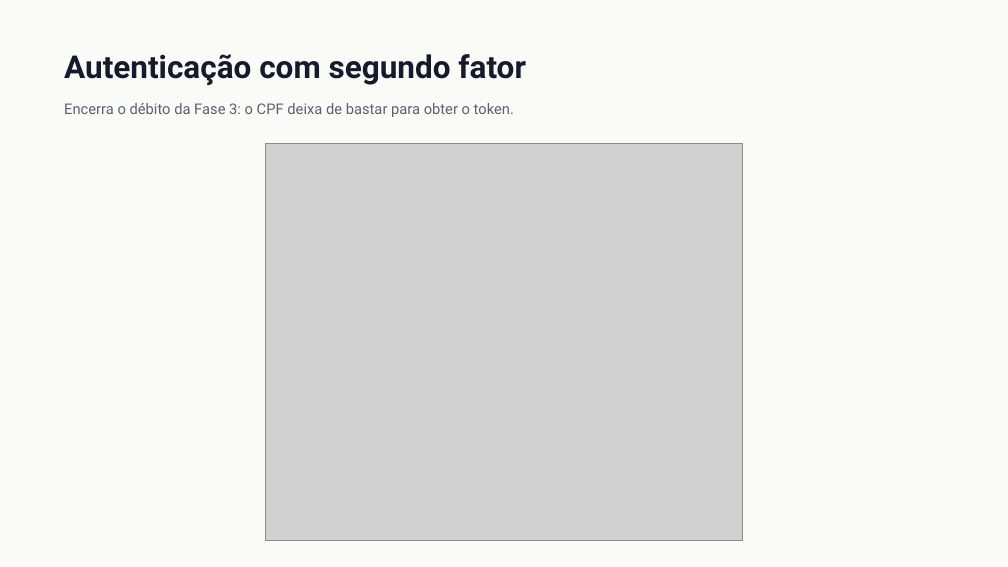
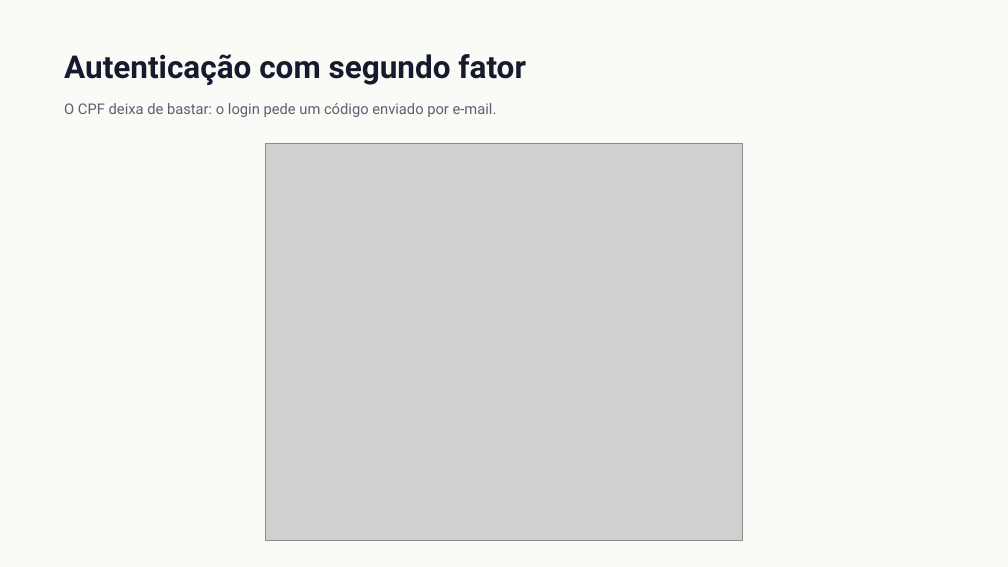
Before and after one commit to Guilherme-Fumagali/tech-challenge-1, a slide deck: slide 12 of docs/tech-challenge-4/apresentacao.pptx. Drawn at 1008x567 pixels with LibreOffice and Linux fonts; fonts in the diff are those of the drawing; grey boxes stand for pictures. Boxes give left, top, right and bottom in pixels: in the first picture for what was removed or moved away, otherwise in the second. Text is boxed around its words. In the diff, an @@ line names an element or a change of style, - is before the commit and + after.

```diff
--- a/docs/tech-challenge-4/apresentacao.pptx
+++ b/docs/tech-challenge-4/apresentacao.pptx
@@ text at [64, 103, 497, 117]: text changed @@
-Encerra o débito da Fase 3: o CPF deixa de bastar para obter o token.
+O CPF deixa de bastar: o login pede um código enviado por e-mail.
```
Also in this commit, not shown: 8 other slides changed, 8 slides added, 8 slides removed, 1 other file.
